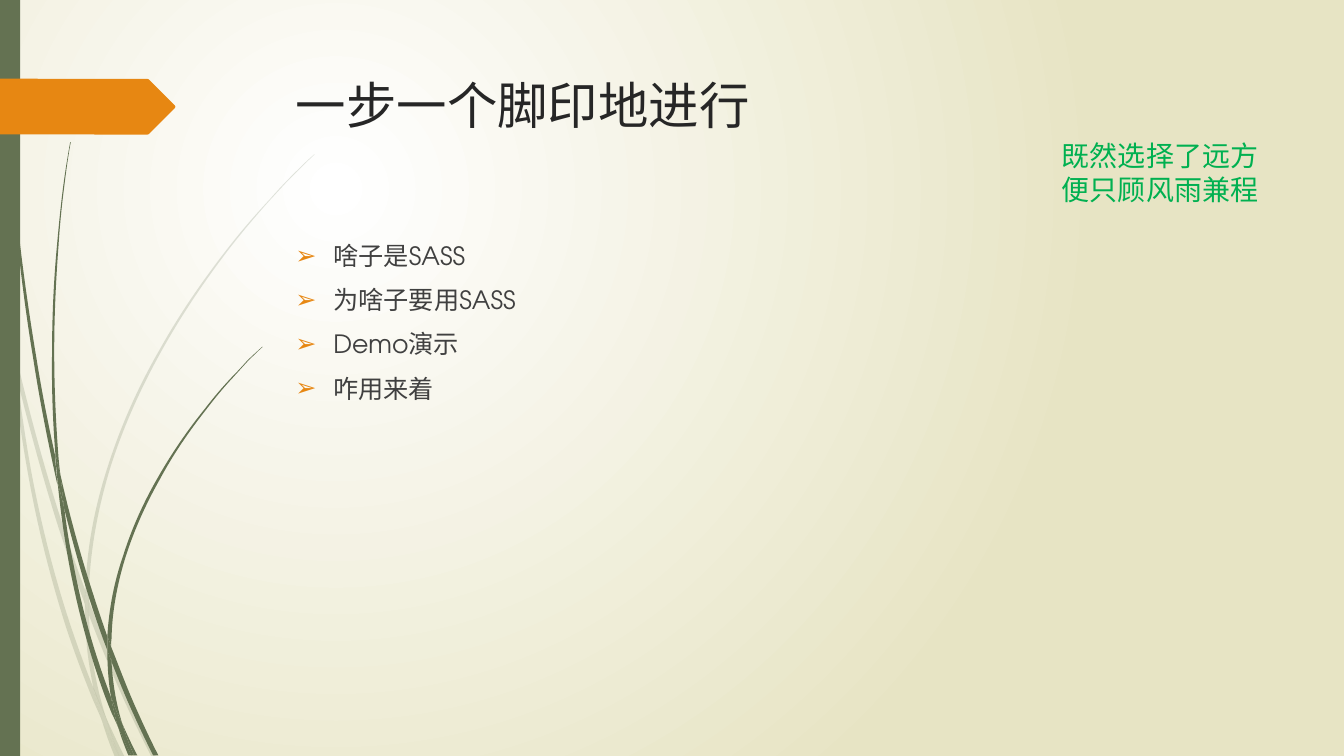
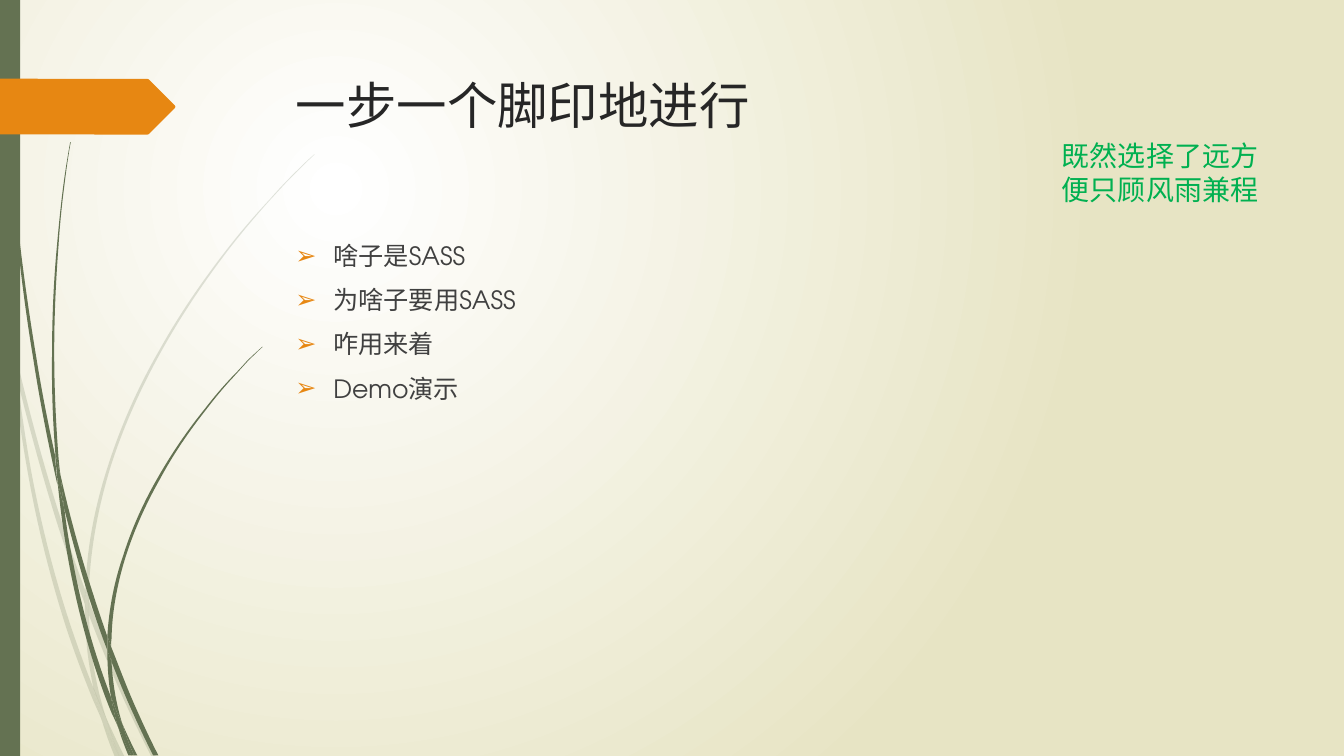
Before and after one commit to wangweihui/sassdemo, a slide deck: slide 3 of SASS愈行愈远.pptx. Drawn at 1344x756 pixels with LibreOffice and Linux fonts; fonts in the diff are those of the drawing. Boxes give left, top, right and bottom in pixels: in the first picture for what was removed or moved away, otherwise in the second. Text is boxed around its words. In the diff, an @@ line names an element or a change of style, - is before the commit and + after.

```diff
--- a/SASS愈行愈远.pptx
+++ b/SASS愈行愈远.pptx
@@ text at (333, 332, 434, 355): paragraph added @@
+➢ 咋用来着
@@ text at (333, 377, 434, 400): paragraph removed @@
-➢ 咋用来着
```
Also in this commit, not shown: 1 other slide changed, 2 slides added.
